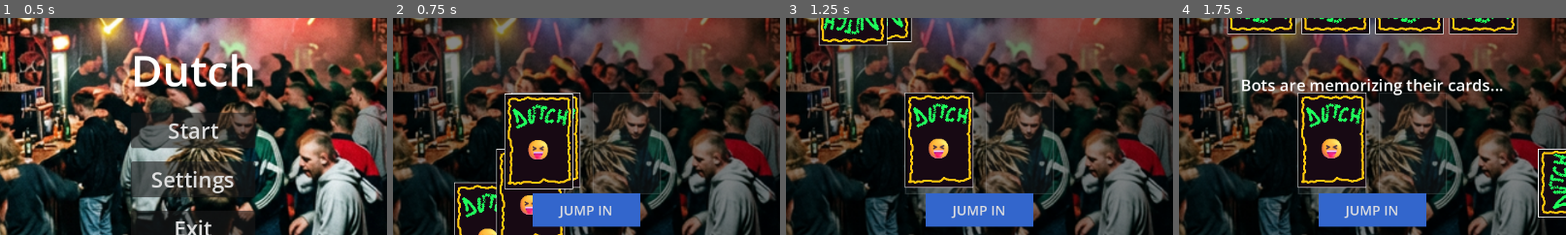
Above: before the commit, frames 1-4 (left to right).
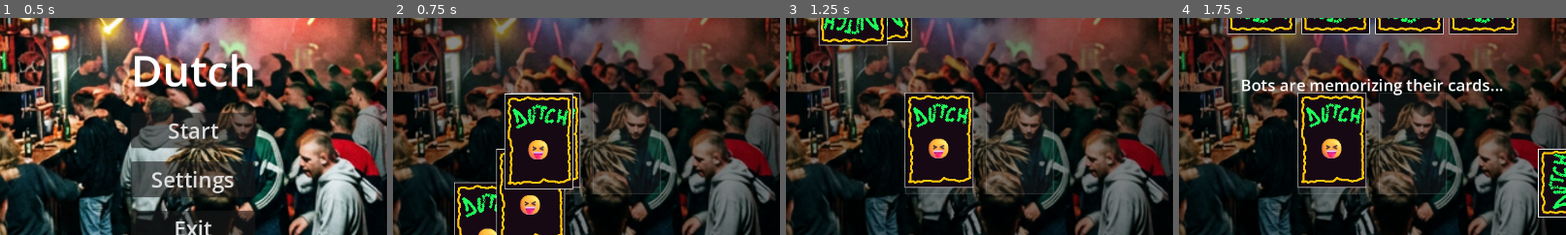
Above: after the commit, the same moments.

Repository: DinVin24/dutch
Game: Godot game, scene res://main_menu.tscn
Two runs of this game, one before a commit and one after it. Both use one fixed random seed, a clock stepped at 60 frames per second and the inputs below.
Inputs (mouse positions are % of the whole screen's width and height, from its top left):
- Up to frame 1 (0.5 s): no input
- Up to frame 2 (0.75 s): click "Start" at 0.5 s
- Up to frame 3 (1.25 s): no input
- Up to frame 4 (1.75 s): click (45, 49) at 1.27 s
The pictures show only the part of the screen within x 25-75%, y 21-71%; the shares and areas given below are measured in that part.

Frame 1 is identical in both runs. In frame 2, 4.3% of the frame differs, in the area x 36-64%, y 80-97%; in frame 3, 4.3%; in frame 4, 4.3%.

Commit message:
fix: resolve bot jump-in timing, allow player jump-in during bot turns, and reposition Dutch buttons

Diff:
--- a/bot_controller.gd
+++ b/bot_controller.gd
@@ -96,6 +96,10 @@
 	# Initial peek is for ALL players simultaneously, handled separately.
 	if new_state == GameManager.GameState.INITIAL_PEEK:
 		_execute_initial_peek()
+		return
+
+	# If the human player is mid jump-in selection, don't interfere.
+	if new_state == GameManager.GameState.TURN_JUMP_IN_SELECTION and gm.jump_in_player_idx == 0:
 		return
 
 	# All other states: only act when it is a bot's turn.
@@ -160,19 +164,19 @@
 
 ## Check every bot to see if any of them know a card that matches the
 ## discarded rank. The first one with a known match attempts to jump in.
+## Each bot gets a staggered delay so animations fully resolve before the next one fires.
 func _try_bot_jump_ins(card_data: CardData) -> void:
 	# We need to wait for _resolve_discard_effects to fire and push state
-	# to TURN_END_CHOICE. One process frame is usually enough, but use a
-	# tiny timer to be safe.
-	await _wait(0.2)
+	# to TURN_END_CHOICE. Give the discard animation time to land first.
+	await _wait(0.6)
 
 	# After the wait, verify the state is TURN_END_CHOICE before proceeding.
 	if gm.current_state != GameManager.GameState.TURN_END_CHOICE:
 		return
 
 	for bot_idx in range(1, gm.num_players):
-		# A bot cannot jump in on its own discard.
-		# Also skip if the game state already moved on (another bot jumped in).
+		# Skip if the game state already moved on (another bot jumped in, or
+		# the human pressed Jump-In).
 		if gm.current_state != GameManager.GameState.TURN_END_CHOICE:
 			break
 
@@ -185,8 +189,14 @@
 
 		if match_idx != -1:
 			await _attempt_jump_in(bot_idx, match_idx)
-			# Only one bot jumps in per discard event.
+			# After a successful jump-in a new discard fires, which starts a
+			# fresh _try_bot_jump_ins chain. Stop here so only one bot acts per
+			# discard event.
 			break
+
+		# No match for this bot — add a small gap before checking the next bot
+		# so it doesn't feel instantaneous even when skipping.
+		await _wait(0.5)
 
 ## Attempt a jump-in for [bot_idx] with the card at [card_idx] in its hand.
 func _attempt_jump_in(bot_idx: int, card_idx: int) -> void:
--- a/game_board.gd
+++ b/game_board.gd
@@ -100,7 +100,7 @@
 	jump_in_btn.offset_right = 80
 	jump_in_btn.offset_top = -250
 	jump_in_btn.offset_bottom = -200
-	jump_in_btn.show() # Always visible — player can attempt a jump-in any time a card is discarded.
+	jump_in_btn.hide() # Hidden until a card lands in the discard pile.
 
 	call_dutch_btn = Button.new()
 	call_dutch_btn.text = "CALL DUTCH!"
@@ -117,22 +117,32 @@
 	call_dutch_btn.offset_bottom = -200
 	call_dutch_btn.hide()
 
-	# Inject Confirm/Cancel panel to the center
+	# Inject Confirm/Cancel panel at the bottom-center, replacing End Turn / Call Dutch.
 	confirm_dutch_box = HBoxContainer.new()
 	confirm_dutch_box.add_theme_constant_override("separation", 20)
 	$GameUI/MainHUD.add_child(confirm_dutch_box)
-	confirm_dutch_box.set_anchors_preset(Control.PRESET_CENTER)
+	confirm_dutch_box.set_anchors_preset(Control.PRESET_CENTER_BOTTOM)
+	confirm_dutch_box.offset_left = -270
+	confirm_dutch_box.offset_right = 270
+	confirm_dutch_box.offset_top = -250
+	confirm_dutch_box.offset_bottom = -200
 	confirm_dutch_box.hide()
 
 	var confirm_btn = Button.new()
-	confirm_btn.text = "CONFIRM (End Game)"
-	confirm_btn.add_theme_font_size_override("font_size", 24)
+	confirm_btn.text = "CONFIRM DUTCH"
+	confirm_btn.add_theme_font_size_override("font_size", 20)
+	var style_confirm = StyleBoxFlat.new()
+	style_confirm.bg_color = Color(0.2, 0.6, 0.2)
+	confirm_btn.add_theme_stylebox_override("normal", style_confirm)
 	confirm_btn.pressed.connect(_on_confirm_dutch_pressed)
 	confirm_dutch_box.add_child(confirm_btn)
 
 	var cancel_btn = Button.new()
-	cancel_btn.text = "CANCEL (Keep Playing)"
-	cancel_btn.add_theme_font_size_override("font_size", 24)
+	cancel_btn.text = "FORFEIT DUTCH"
+	cancel_btn.add_theme_font_size_override("font_size", 20)
+	var style_cancel = StyleBoxFlat.new()
+	style_cancel.bg_color = Color(0.8, 0.2, 0.2)
+	cancel_btn.add_theme_stylebox_override("normal", style_cancel)
 	cancel_btn.pressed.connect(_on_cancel_dutch_pressed)
 	confirm_dutch_box.add_child(cancel_btn)
 
@@ -306,6 +316,10 @@
 		child.queue_free()
 
 func _on_card_discarded(player_idx, card_data):
+	# Show the jump-in button as soon as there's something to jump into.
+	if jump_in_btn and not GameManager.deck_manager.discard_pile.is_empty():
+		jump_in_btn.show()
+
 	var card_to_discard: Node = null
 
 	if pending_card and pending_card.data == card_data:
@@ -372,25 +386,28 @@
 		)
 
 func _on_card_drawn_to_pending(player_idx, card_data):
+	# Bots: silent draw — no card visual on the table.
+	if player_idx != 0:
+		_update_deck_visual()
+		return
+
+	# Player: spawn face-down at the deck and flip in place so it looks
+	# like the top card of the deck is being turned over.
 	var card_scene = preload("res://card.tscn")
 	pending_card = card_scene.instantiate()
 	add_child(pending_card)
 
-	# Bots draw face-down — only their memory knows the value, not the table.
-	if player_idx != 0:
-		card_data.is_face_up = false
-
+	card_data.is_face_up = false # Start face-down…
 	pending_card.setup(card_data)
 
-	var spawn_pos = deck_area.global_position - card_pivot
-	pending_card.global_position = spawn_pos
-
-	var target_pos = deck_area.global_position + Vector2(0, 160) - card_pivot
-
-	pending_card_tween = create_tween()
-	pending_card_tween.tween_property(pending_card, "global_position", target_pos, 0.4).set_trans(Tween.TRANS_QUAD).set_ease(Tween.EASE_OUT)
+	var deck_pos = deck_area.global_position - card_pivot
+	pending_card.global_position = deck_pos
 
 	_update_deck_visual()
+
+	# …then flip to reveal it in place (0.3 s tween inside card.flip()).
+	await get_tree().create_timer(0.1).timeout
+	pending_card.flip()
 
 func _on_jump_in_penalty(player_idx, penalty_card_data):
 	var card_scene = preload("res://card.tscn")
@@ -415,19 +432,48 @@
 	_hide_message()
 
 	if end_turn_btn: end_turn_btn.hide()
-	# jump_in_btn is intentionally NOT hidden — it stays visible at all times.
 	if call_dutch_btn: call_dutch_btn.hide()
 	if confirm_dutch_box: confirm_dutch_box.hide()
 
+	# ── Deck / discard interaction lockout ───────────────────────────────────
+	# Deck is clickable ONLY when it's the player's draw turn.
+	# Discard is clickable ONLY when the player has a pending drawn card.
 	var deck_button = deck_area.get_node("Interaction")
-	if new_state == GameManager.GameState.TURN_START_DRAW:
-		deck_button.mouse_default_cursor_shape = Control.CURSOR_POINTING_HAND
-	else:
-		deck_button.mouse_default_cursor_shape = Control.CURSOR_ARROW
-
+	var discard_button = discard_area.get_node("Interaction")
+	var player_can_draw: bool = (new_state == GameManager.GameState.TURN_START_DRAW
+		and GameManager.current_player_index == 0)
+	var player_can_discard: bool = (new_state == GameManager.GameState.TURN_RESOLVE_DRAWN
+		and GameManager.current_player_index == 0)
+	deck_button.mouse_default_cursor_shape = (
+		Control.CURSOR_POINTING_HAND if player_can_draw else Control.CURSOR_ARROW)
+	deck_button.mouse_filter = (
+		Control.MOUSE_FILTER_STOP if player_can_draw else Control.MOUSE_FILTER_IGNORE)
+	discard_button.mouse_filter = (
+		Control.MOUSE_FILTER_STOP if player_can_discard else Control.MOUSE_FILTER_IGNORE)
+
+	# ── Card click lockout — disable all hand cards during bot turns and
+	#   special states that don't need card interaction from the player ──────
+	var block_cards := false
+	match new_state:
+		GameManager.GameState.TURN_START_DRAW, \
+		GameManager.GameState.TURN_RESOLVE_DRAWN, \
+		GameManager.GameState.TURN_END_CHOICE, \
+		GameManager.GameState.TURN_CONFIRM_DUTCH:
+			# Block when it's a bot acting; player can still click their own cards
+			# in RESOLVE_DRAWN to swap.
+			block_cards = (GameManager.current_player_index != 0)
+		GameManager.GameState.TURN_PEEK_ABILITY, \
+		GameManager.GameState.TURN_SWAP_ABILITY, \
+		GameManager.GameState.TURN_JUMP_IN_SELECTION:
+			# Never block — player must click cards in these states.
+			block_cards = false
+		_:
+			block_cards = true
+	_set_all_cards_interactive(not block_cards)
+
+	# ── Per-state UI & messages ────────────────────────────────────────────
 	match new_state:
 		GameManager.GameState.TURN_RESOLVE_DRAWN:
-			# Show a status for bot turns so the human can follow along.
 			if GameManager.current_player_index != 0:
 				var name: String = GameManager.players_info[GameManager.current_player_index].name
 				_show_message(name + " is deciding…")
@@ -438,13 +484,16 @@
 					call_dutch_btn.show()
 		GameManager.GameState.TURN_JUMP_IN_SELECTION:
 			var ji_name: String = GameManager.players_info[GameManager.jump_in_player_idx].name if GameManager.jump_in_player_idx >= 0 else "Someone"
-			_show_message(ji_name + ": pick a matching card, or cancel.")
-			# Only player 0 gets a visible cancel button.
+			var top_rank: String = ""
+			if GameManager.deck_manager.discard_pile.size() > 0:
+				top_rank = GameManager.deck_manager.discard_pile[-1].rank
+			var rank_hint := (" — needs a " + top_rank) if top_rank != "" else ""
+			_show_message(ji_name + ": pick a matching card%s, or cancel." % rank_hint)
 			if GameManager.jump_in_player_idx == 0:
 				end_turn_btn.show()
 		GameManager.GameState.TURN_CONFIRM_DUTCH:
 			if GameManager.current_player_index == 0:
-				_show_message("You called Dutch! End the game, or Cancel?")
+				_show_message("You called Dutch! Confirm or Forfeit?")
 				confirm_dutch_box.show()
 		GameManager.GameState.DEAL_CARDS:
 			_handle_initial_deal()
@@ -457,6 +506,12 @@
 			_show_message("Select TWO cards on the board to swap.")
 			_highlight_selectable_cards(true) # Pass true to highlight ALL cards
 			swap_sources.clear()
+func _set_all_cards_interactive(enabled: bool) -> void:
+	for hand in player_hands:
+		for card in hand:
+			if is_instance_valid(card):
+				card.mouse_filter = Control.MOUSE_FILTER_STOP if enabled else Control.MOUSE_FILTER_IGNORE
+
 func _highlight_selectable_cards(include_others: bool = false):
 	if GameManager.current_state == GameManager.GameState.INITIAL_PEEK:
 		# Only highlight player 0 cards at start
@@ -635,9 +690,10 @@
 				GameManager.cancel_jump_in()
 
 func _on_jump_in_pressed():
-	# Available any time there's a discard pile and we're in TURN_END_CHOICE.
-	if GameManager.current_state == GameManager.GameState.TURN_END_CHOICE:
-		GameManager.start_jump_in(0) # 0 = human player
+	# Player 0 can jump in during any bot-turn state.
+	# GameManager.start_jump_in handles all the guards internally.
+	# Requires: it's NOT the player's own turn start/resolve, and there IS a discard pile.
+	GameManager.start_jump_in(0) # 0 = human player
 
 func _on_call_dutch_pressed():
 	if GameManager.current_player_index == 0:
--- a/game_manager.gd
+++ b/game_manager.gd
@@ -140,10 +140,30 @@
 	next_turn()
 
 ## player_idx: who is jumping in. -1 defaults to current_player_index (bot use).
+## Bots may only call this during TURN_END_CHOICE.
+## Player 0 may call this during any bot-turn state to interrupt and select a card.
 func start_jump_in(player_idx: int = -1) -> void:
-	if current_state != GameState.TURN_END_CHOICE:
-		return
-	jump_in_player_idx = player_idx if player_idx != -1 else current_player_index
+	var resolved_idx := player_idx if player_idx != -1 else current_player_index
+
+	if resolved_idx == 0:
+		# Human player: allow jump-in from any state EXCEPT their own active draw/resolve.
+		var blocked_states := [
+			GameState.INITIALIZING, GameState.DEAL_CARDS, GameState.INITIAL_PEEK,
+			GameState.TURN_JUMP_IN_SELECTION, GameState.TURN_CONFIRM_DUTCH, GameState.GAME_OVER
+		]
+		# Also block if it is literally the human's own draw or resolve turn.
+		if (current_state in blocked_states) or \
+		   (current_player_index == 0 and current_state in [GameState.TURN_START_DRAW, GameState.TURN_RESOLVE_DRAWN]):
+			return
+		# Require a non-empty discard pile to jump into.
+		if deck_manager.discard_pile.is_empty():
+			return
+	else:
+		# Bots may only jump in during TURN_END_CHOICE.
+		if current_state != GameState.TURN_END_CHOICE:
+			return
+
+	jump_in_player_idx = resolved_idx
 	change_state(GameState.TURN_JUMP_IN_SELECTION)
 
 func validate_jump_in(card_idx: int) -> bool:
Not shown, added: bot_controller.gd.uid
